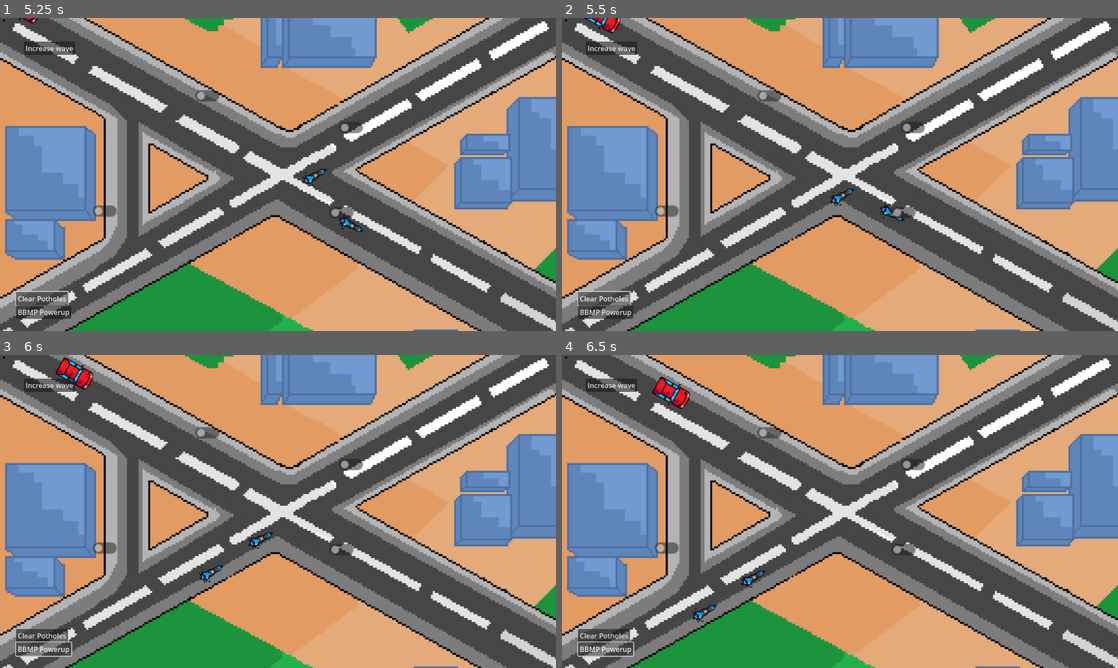
Above: before the commit, frames 1-4 (two rows, left to right).
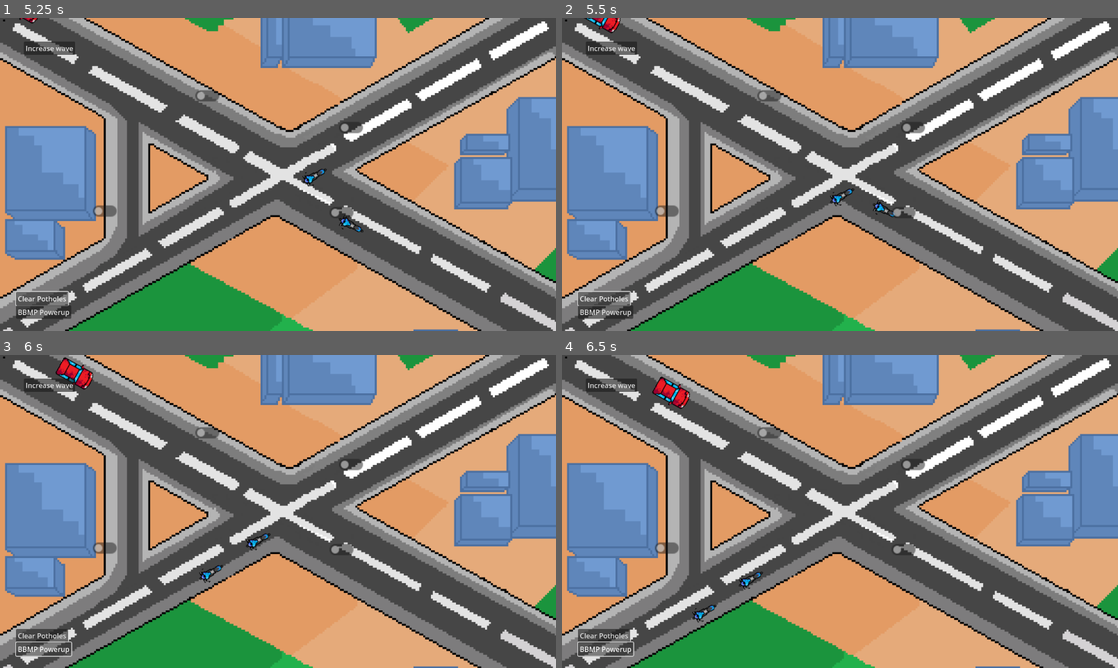
Above: after the commit, the same moments.

Repository: WinnerWind/omov-game
Game: Godot game, scene res://scenes/main.tscn
The game is run twice, just before and just after one commit, with the same random seed, the same clock (stepped at 60 frames per second) and the same inputs.
Inputs (mouse positions are in pixels of both pictures, inside the frame that each line leads up to):
- Up to frame 1 (5.25 s): click (205, 96) at 0.52 s; click "Increase wave" at 1.25 s; click "Clear Potholes" at 2 s; click "BBMP Powerup" at 2.75 s; click (205, 96) at 3.52 s; click "Increase wave" at 4.25 s; click "Clear Potholes" at 5 s
- Up to frame 2 (5.5 s): no input
- Up to frame 3 (6 s): click "BBMP Powerup" at 5.75 s
- Up to frame 4 (6.5 s): no input

Frame 1 is identical in both runs. In frame 2, 0.1% of the frame differs, in the area x 55-62%, y 58-65%; in frame 3, 0.1%; in frame 4, 0.1%.

Commit message:
Use a better collision detection system
raycasts bad
cube good

Diff:
--- a/scenes/prefabs/vehicles/ambulance.tscn
+++ b/scenes/prefabs/vehicles/ambulance.tscn
@@ -12,19 +12,22 @@
 [sub_resource type="RectangleShape2D" id="RectangleShape2D_vhurj"]
 size = Vector2(45, 31)
 
-[node name="Ambulance" type="Path2D" node_paths=PackedStringArray("sprite", "detector_collision_object", "path_follow", "raycast")]
+[sub_resource type="RectangleShape2D" id="RectangleShape2D_7vhkj"]
+size = Vector2(20, 35)
+
+[node name="Ambulance" type="Path2D" node_paths=PackedStringArray("sprite", "detector_collision_object", "path_follow", "collision_avoider_object")]
 curve = SubResource("Curve2D_0wfyh")
 script = ExtResource("1_vhurj")
 initial_speed = 200.0
-slowdown_speed = 100.0
-raycast_distance = 50.0
+raycast_distance = 20.0
+horizontal_raycast_distance = 35.0
 texture = ExtResource("2_vhurj")
 texture_scale = 1.0
 ignore_stop_signs = true
 sprite = NodePath("PathFollow2D/Car/Sprite")
 detector_collision_object = NodePath("PathFollow2D/Collision Detector/CollisionShape2D")
 path_follow = NodePath("PathFollow2D")
-raycast = NodePath("PathFollow2D/Car/Raycast")
+collision_avoider_object = NodePath("PathFollow2D/Car/Collision Avoider/CollisionShape2D")
 
 [node name="PathFollow2D" type="PathFollow2D" parent="."]
 position = Vector2(149, 68)
@@ -42,8 +45,13 @@
 [node name="Sprite" type="Sprite2D" parent="PathFollow2D/Car"]
 texture = ExtResource("2_vhurj")
 
-[node name="Raycast" type="RayCast2D" parent="PathFollow2D/Car"]
-target_position = Vector2(50, 0)
-collide_with_areas = true
+[node name="Collision Avoider" type="Area2D" parent="PathFollow2D/Car"]
+position = Vector2(33.5, 0)
+collision_layer = 0
+
+[node name="CollisionShape2D" type="CollisionShape2D" parent="PathFollow2D/Car/Collision Avoider"]
+shape = SubResource("RectangleShape2D_7vhkj")
 
 [connection signal="area_entered" from="PathFollow2D/Collision Detector" to="." method="_on_collision_detector_area_entered"]
+[connection signal="area_entered" from="PathFollow2D/Car/Collision Avoider" to="." method="_on_collision_avoider_area_entered"]
+[connection signal="area_exited" from="PathFollow2D/Car/Collision Avoider" to="." method="_on_collision_avoider_area_exited"]
--- a/scenes/prefabs/vehicles/bike.tscn
+++ b/scenes/prefabs/vehicles/bike.tscn
@@ -12,18 +12,20 @@
 [sub_resource type="RectangleShape2D" id="RectangleShape2D_hkgtj"]
 size = Vector2(35, 19)
 
-[node name="Car" type="Path2D" node_paths=PackedStringArray("sprite", "detector_collision_object", "path_follow", "raycast")]
+[sub_resource type="RectangleShape2D" id="RectangleShape2D_tdhmd"]
+size = Vector2(20, 25)
+
+[node name="Car" type="Path2D" node_paths=PackedStringArray("sprite", "detector_collision_object", "path_follow", "collision_avoider_object")]
 curve = SubResource("Curve2D_0wfyh")
 script = ExtResource("1_odnmy")
 initial_speed = 200.0
-slowdown_speed = 100.0
-raycast_distance = 50.0
+raycast_distance = 20.0
 texture = ExtResource("2_hkgtj")
 texture_scale = 1.0
 sprite = NodePath("PathFollow2D/Car/Sprite")
 detector_collision_object = NodePath("PathFollow2D/Collision Detector/CollisionShape2D")
 path_follow = NodePath("PathFollow2D")
-raycast = NodePath("PathFollow2D/Car/Raycast")
+collision_avoider_object = NodePath("PathFollow2D/Car/Collision Avoider/CollisionShape2D")
 
 [node name="PathFollow2D" type="PathFollow2D" parent="."]
 position = Vector2(149, 68)
@@ -41,8 +43,13 @@
 [node name="Sprite" type="Sprite2D" parent="PathFollow2D/Car"]
 texture = ExtResource("2_hkgtj")
 
-[node name="Raycast" type="RayCast2D" parent="PathFollow2D/Car"]
-target_position = Vector2(50, 0)
-collide_with_areas = true
+[node name="Collision Avoider" type="Area2D" parent="PathFollow2D/Car"]
+position = Vector2(28.5, 0)
+collision_layer = 0
+
+[node name="CollisionShape2D" type="CollisionShape2D" parent="PathFollow2D/Car/Collision Avoider"]
+shape = SubResource("RectangleShape2D_tdhmd")
 
 [connection signal="area_entered" from="PathFollow2D/Collision Detector" to="." method="_on_collision_detector_area_entered"]
+[connection signal="area_entered" from="PathFollow2D/Car/Collision Avoider" to="." method="_on_collision_avoider_area_entered"]
+[connection signal="area_exited" from="PathFollow2D/Car/Collision Avoider" to="." method="_on_collision_avoider_area_exited"]
--- a/scenes/prefabs/vehicles/bus.tscn
+++ b/scenes/prefabs/vehicles/bus.tscn
@@ -12,19 +12,23 @@
 [sub_resource type="RectangleShape2D" id="RectangleShape2D_2thgs"]
 size = Vector2(57, 28)
 
-[node name="Bus" type="Path2D" node_paths=PackedStringArray("sprite", "detector_collision_object", "path_follow", "raycast")]
+[sub_resource type="RectangleShape2D" id="RectangleShape2D_usxa3"]
+size = Vector2(20, 35)
+
+[node name="Bus" type="Path2D" node_paths=PackedStringArray("sprite", "detector_collision_object", "path_follow", "collision_avoider_object")]
 curve = SubResource("Curve2D_0wfyh")
 script = ExtResource("1_g6wq1")
 initial_speed = 50.0
 slowdown_speed = 25.0
-raycast_distance = 50.0
+raycast_distance = 20.0
+horizontal_raycast_distance = 35.0
 texture = ExtResource("2_2thgs")
 texture_scale = 1.0
 crash_car_in_pothole_chance = 0.1
 sprite = NodePath("PathFollow2D/Car/Sprite")
 detector_collision_object = NodePath("PathFollow2D/Collision Detector/CollisionShape2D")
 path_follow = NodePath("PathFollow2D")
-raycast = NodePath("PathFollow2D/Car/Raycast")
+collision_avoider_object = NodePath("PathFollow2D/Car/Collision Avoider/CollisionShape2D")
 
 [node name="PathFollow2D" type="PathFollow2D" parent="."]
 position = Vector2(149, 68)
@@ -42,8 +46,13 @@
 [node name="Sprite" type="Sprite2D" parent="PathFollow2D/Car"]
 texture = ExtResource("2_2thgs")
 
-[node name="Raycast" type="RayCast2D" parent="PathFollow2D/Car"]
-target_position = Vector2(50, 0)
-collide_with_areas = true
+[node name="Collision Avoider" type="Area2D" parent="PathFollow2D/Car"]
+position = Vector2(39.5, 0)
+collision_layer = 0
+
+[node name="CollisionShape2D" type="CollisionShape2D" parent="PathFollow2D/Car/Collision Avoider"]
+shape = SubResource("RectangleShape2D_usxa3")
 
 [connection signal="area_entered" from="PathFollow2D/Collision Detector" to="." method="_on_collision_detector_area_entered"]
+[connection signal="area_entered" from="PathFollow2D/Car/Collision Avoider" to="." method="_on_collision_avoider_area_entered"]
+[connection signal="area_exited" from="PathFollow2D/Car/Collision Avoider" to="." method="_on_collision_avoider_area_exited"]
--- a/scenes/prefabs/vehicles/car.tscn
+++ b/scenes/prefabs/vehicles/car.tscn
@@ -12,17 +12,22 @@
 [sub_resource type="RectangleShape2D" id="RectangleShape2D_j36od"]
 size = Vector2(45, 30)
 
-[node name="Car" type="Path2D" node_paths=PackedStringArray("sprite", "detector_collision_object", "path_follow", "raycast")]
+[sub_resource type="RectangleShape2D" id="RectangleShape2D_6bick"]
+size = Vector2(20, 35)
+
+[node name="Car" type="Path2D" node_paths=PackedStringArray("sprite", "detector_collision_object", "path_follow", "collision_avoider_object")]
 curve = SubResource("Curve2D_0wfyh")
 script = ExtResource("1_1d5yk")
 initial_speed = 100.0
-raycast_distance = 50.0
+slowdown_speed = 50.0
+raycast_distance = 20.0
+horizontal_raycast_distance = 35.0
 texture = ExtResource("2_j36od")
 texture_scale = 1.0
 sprite = NodePath("PathFollow2D/Car/Sprite")
 detector_collision_object = NodePath("PathFollow2D/Collision Detector/CollisionShape2D")
 path_follow = NodePath("PathFollow2D")
-raycast = NodePath("PathFollow2D/Car/Raycast")
+collision_avoider_object = NodePath("PathFollow2D/Car/Collision Avoider/CollisionShape2D")
 
 [node name="PathFollow2D" type="PathFollow2D" parent="."]
 position = Vector2(149, 68)
@@ -40,8 +45,13 @@
 [node name="Sprite" type="Sprite2D" parent="PathFollow2D/Car"]
 texture = ExtResource("2_j36od")
 
-[node name="Raycast" type="RayCast2D" parent="PathFollow2D/Car"]
-target_position = Vector2(50, 0)
-collide_with_areas = true
+[node name="Collision Avoider" type="Area2D" parent="PathFollow2D/Car"]
+position = Vector2(33.5, 0)
+collision_layer = 0
+
+[node name="CollisionShape2D" type="CollisionShape2D" parent="PathFollow2D/Car/Collision Avoider"]
+shape = SubResource("RectangleShape2D_6bick")
 
 [connection signal="area_entered" from="PathFollow2D/Collision Detector" to="." method="_on_collision_detector_area_entered"]
+[connection signal="area_entered" from="PathFollow2D/Car/Collision Avoider" to="." method="_on_collision_avoider_area_entered"]
+[connection signal="area_exited" from="PathFollow2D/Car/Collision Avoider" to="." method="_on_collision_avoider_area_exited"]
--- a/scripts/car2d.gd
+++ b/scripts/car2d.gd
@@ -6,10 +6,14 @@
 	set(new_speed):
 		speed = new_speed if new_speed >= 0 else initial_speed
 @export_custom(PROPERTY_HINT_NONE, "suffix:px/s") var initial_speed:float
-@export_custom(PROPERTY_HINT_NONE, "suffix:px/s") var slowdown_speed:float = 50
-@export_custom(PROPERTY_HINT_NONE, "suffix:px") var raycast_distance:float = 100:
+@export_custom(PROPERTY_HINT_NONE, "suffix:px/s") var slowdown_speed:float = 100
+@export_custom(PROPERTY_HINT_NONE, "suffix:px") var raycast_distance:float = 25:
 	set(new):
 		raycast_distance = new
+		if is_node_ready(): set_variables()
+@export_custom(PROPERTY_HINT_NONE, "suffix:px") var horizontal_raycast_distance:float = 25:
+	set(new):
+		horizontal_raycast_distance = new
 		if is_node_ready(): set_variables()
 @export_group("Visuals")
 @export var texture:Texture2D:
@@ -29,7 +33,9 @@
 @export var sprite:Sprite2D
 @export var detector_collision_object:CollisionShape2D
 @export var path_follow:PathFollow2D
-@export var raycast:RayCast2D
+@export var collision_avoider_object:CollisionShape2D
+
+var is_colliding:bool
 
 signal crashed()
 signal path_complete()
@@ -38,7 +44,7 @@
 	speed = initial_speed
 func _process(delta: float) -> void:
 	if not Engine.is_editor_hint():
-		if not raycast.is_colliding():
+		if not is_colliding:
 			var distance = curve.get_baked_length()
 			var time_taken = distance/speed
 			path_follow.progress_ratio += delta / time_taken # Move object in time_taken seconds.
@@ -49,14 +55,20 @@
 	if sprite and texture:
 		sprite.texture = texture
 		sprite.scale = Vector2i.ONE * texture_scale
-	if raycast:
-		raycast.target_position.x = raycast_distance
 	if detector_collision_object and collision_shape:
 		detector_collision_object.shape = collision_shape
 	if sprite and texture and detector_collision_object:
-		var shape = RectangleShape2D.new()
+		var shape := RectangleShape2D.new()
 		shape.size = texture.get_size() * sprite.scale
 		detector_collision_object.shape = shape
+	if collision_avoider_object:
+		var shape := RectangleShape2D.new()
+		shape.size = Vector2(raycast_distance,horizontal_raycast_distance)
+		print(shape.size)
+		collision_avoider_object.shape = shape
+		# Position the object so that the collisions are detected ahead
+		# the 1px gap ensures that it doesn't detect itself as a collision (bad!)
+		collision_avoider_object.get_parent().position = Vector2(sprite.texture.get_size().x/2 + raycast_distance/2 + 1,0)
 
 func crash() -> void:
 	crashed.emit()
@@ -78,3 +90,9 @@
 		var path:CarPath = area.owner
 		path.crash()
 		crash()
+
+
+func _on_collision_avoider_area_entered(_area: Area2D) -> void:
+	is_colliding = true
+func _on_collision_avoider_area_exited(_area: Area2D) -> void:
+	is_colliding = false
Not shown: 1 places in scenes/prefabs/vehicles/ambulance.tscn that only renumber resources
Not shown: 1 places in scenes/prefabs/vehicles/bike.tscn that only renumber resources
Not shown: 1 places in scenes/prefabs/vehicles/bus.tscn that only renumber resources
Not shown: 1 places in scenes/prefabs/vehicles/car.tscn that only renumber resources
